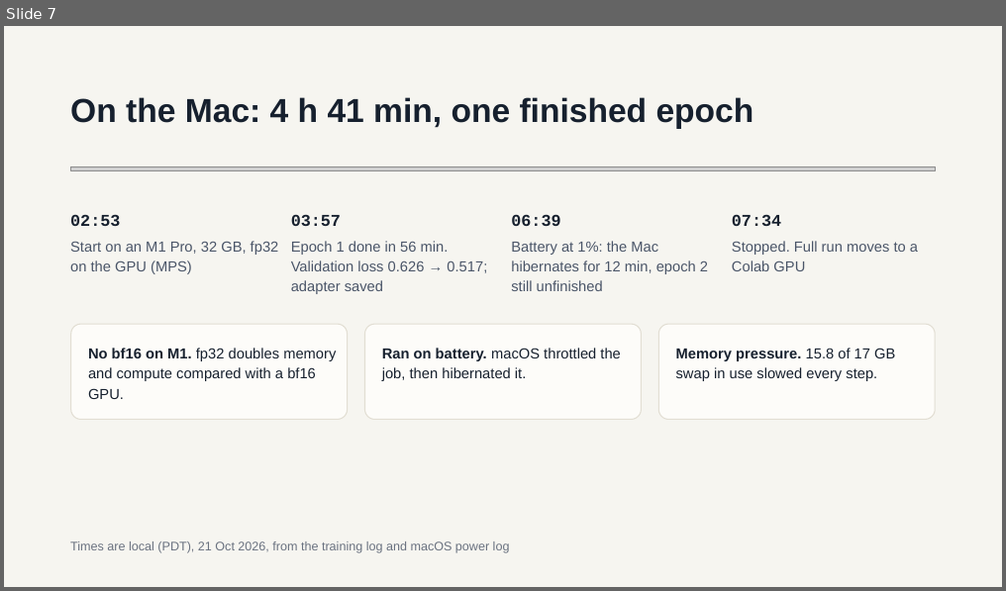
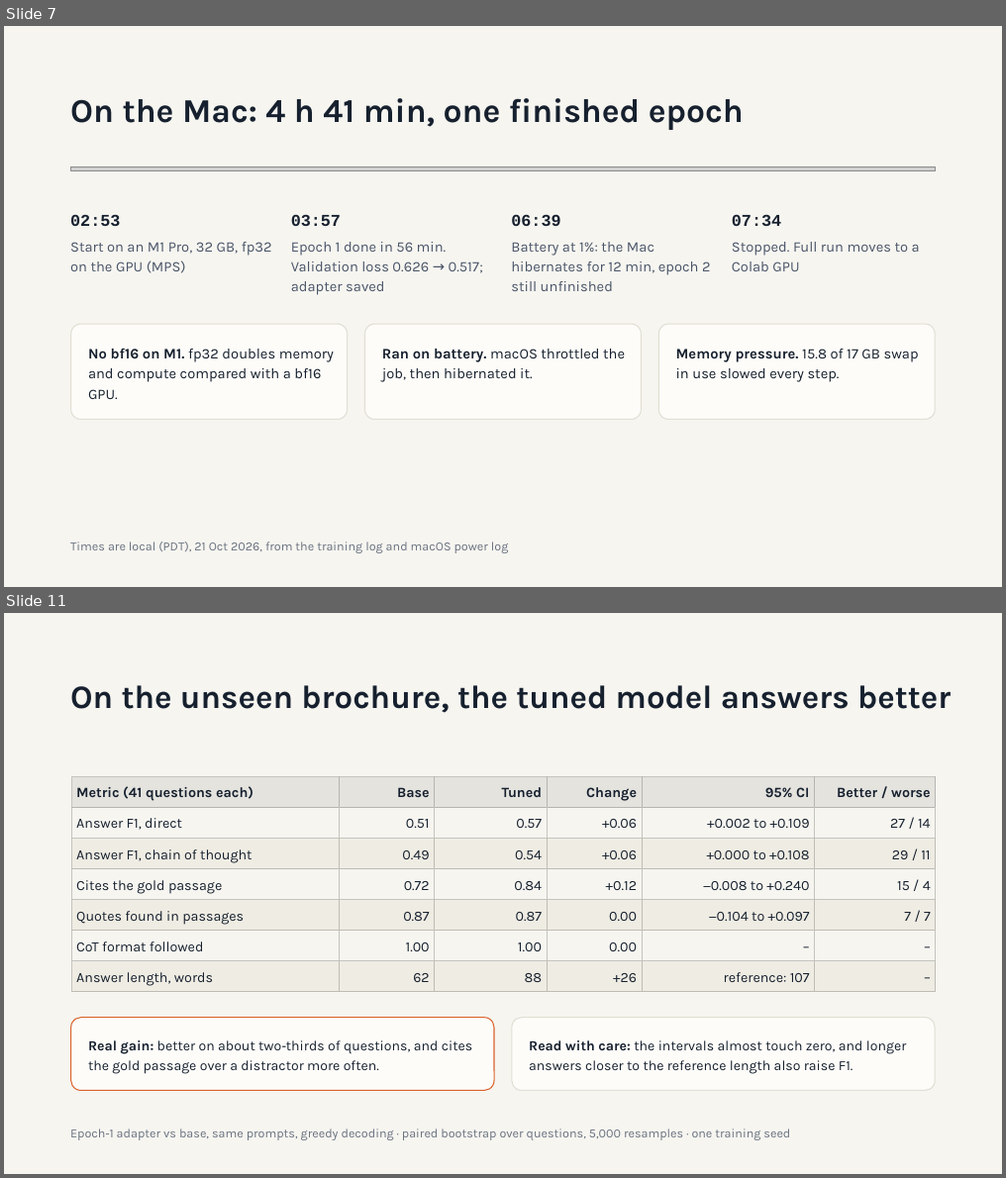
Before and after one commit to dougc333/geha, a slide deck: docs/GEHA Generator LoRA Finetuning.pptx. Shown one above the other, each under a label of ours: slide 7 before the commit, slides 7 and 11 after it; the slides between them are not shown. The pictures are 1006x591 and 1006x1178 pixels, drawn with LibreOffice and Linux fonts; fonts in the diff are those of the drawing; grey boxes stand for pictures; background and template pictures are left out. Boxes give left, top, right and bottom in pixels: in the first picture for what was removed or moved away, otherwise in the second. Text is boxed around its words. In the diff, an @@ line names an element or a change of style, - is before the commit and + after.

```diff
--- a/docs/GEHA Generator LoRA Finetuning.pptx
+++ b/docs/GEHA Generator LoRA Finetuning.pptx
@@ slide 11 added at bbox=[4, 613, 1002, 1174], background #F6F5F0 @@
@@ title added at bbox=[70, 685, 950, 713], 31.4 pt, text #16202E, bold @@
+On the unseen brochure, the tuned model answers better
@@ table added at bbox=[71, 777, 936, 992], 7 rows, 6 columns @@
+Metric (41 questions each) | Base | Tuned | Change | 95% CI | Better / worse
+Answer F1, direct | 0.51 | 0.57 | +0.06 | +0.002 to +0.109 | 27 / 14
+Answer F1, chain of thought | 0.49 | 0.54 | +0.06 | +0.000 to +0.108 | 29 / 11
+Cites the gold passage | 0.72 | 0.84 | +0.12 | −0.008 to +0.240 | 15 / 4
+Quotes found in passages | 0.87 | 0.87 | 0.00 | −0.104 to +0.097 | 7 / 7
+CoT format followed | 1.00 | 1.00 | 0.00 | – | –
+Answer length, words | 62 | 88 | +26 | reference: 107 | –
@@ rounded rectangle added at bbox=[71, 1018, 494, 1091], fill #FDFCF9, outline #D9622B 1 pt @@
@@ rounded rectangle added at bbox=[512, 1018, 935, 1091], fill #FDFCF9, outline #E2DED3 1 pt @@
@@ text added at bbox=[88, 1041, 472, 1074], 13.5 pt, text #16202E @@
+Real gain: better on about two‑thirds of questions, and cites the gold passage over a distractor more often.
@@ text added at bbox=[529, 1041, 906, 1074], 13.5 pt, text #16202E @@
+Read with care: the intervals almost touch zero, and longer answers closer to the reference length also raise F1.
@@ text added at bbox=[70, 1129, 790, 1141], 12 pt, text #6A7280 @@
+Epoch‑1 adapter vs base, same prompts, greedy decoding · paired bootstrap over questions, 5,000 resamples · one training seed
@@ slide 7 changed as well @@
@@ font Arial to Karla in 9 elements at bbox=[70, 98, 744, 130], bbox=[70, 242, 272, 274], bbox=[291, 242, 483, 295], bbox=[511, 242, 711, 291], bbox=[732, 242, 920, 272], bbox=[71, 324, 348, 419], bbox=[364, 324, 642, 419], bbox=[659, 324, 936, 419], bbox=[70, 542, 509, 554] @@
```
Also in this commit, not shown: 6 other slides changed, 5 other slides added, 3 slides removed.
